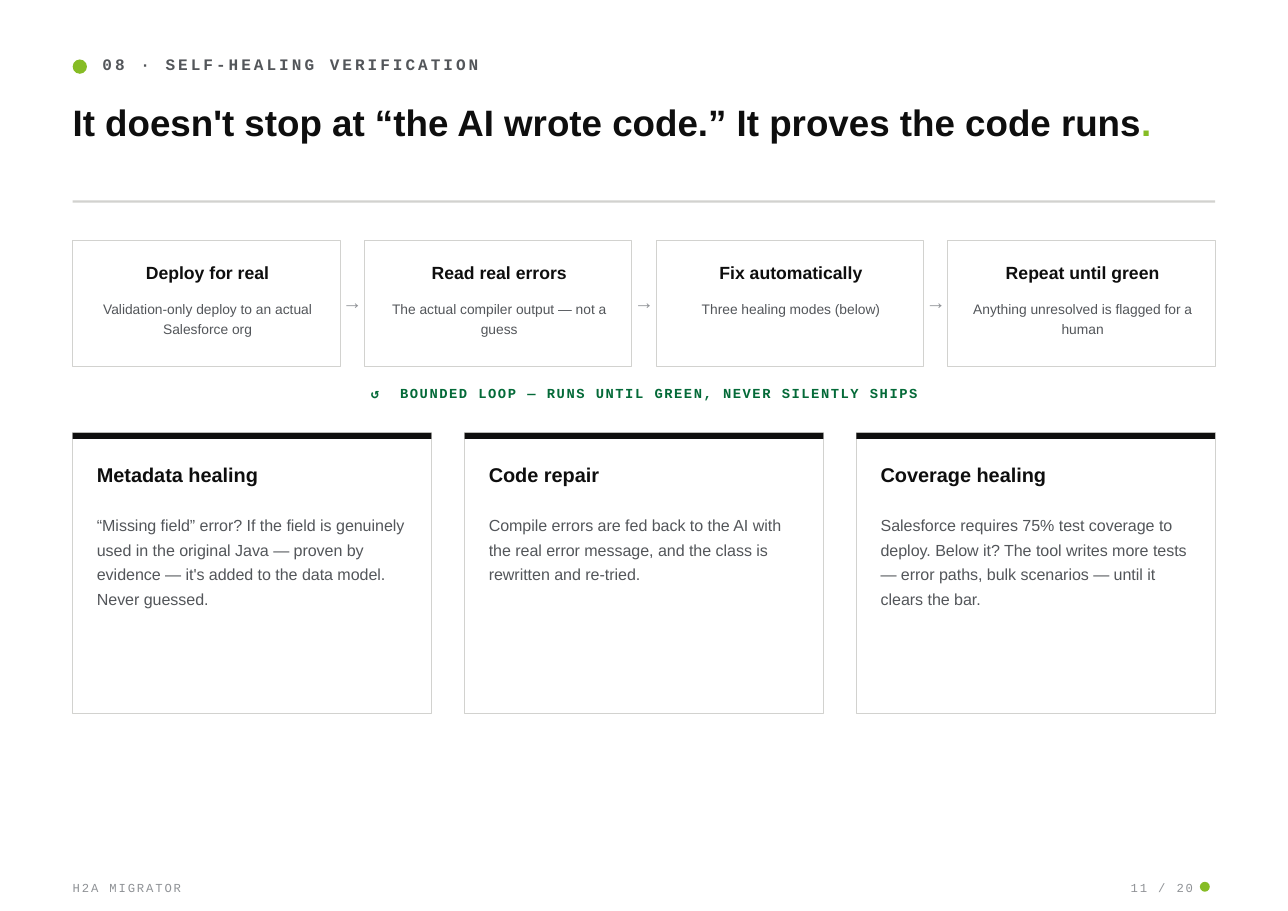
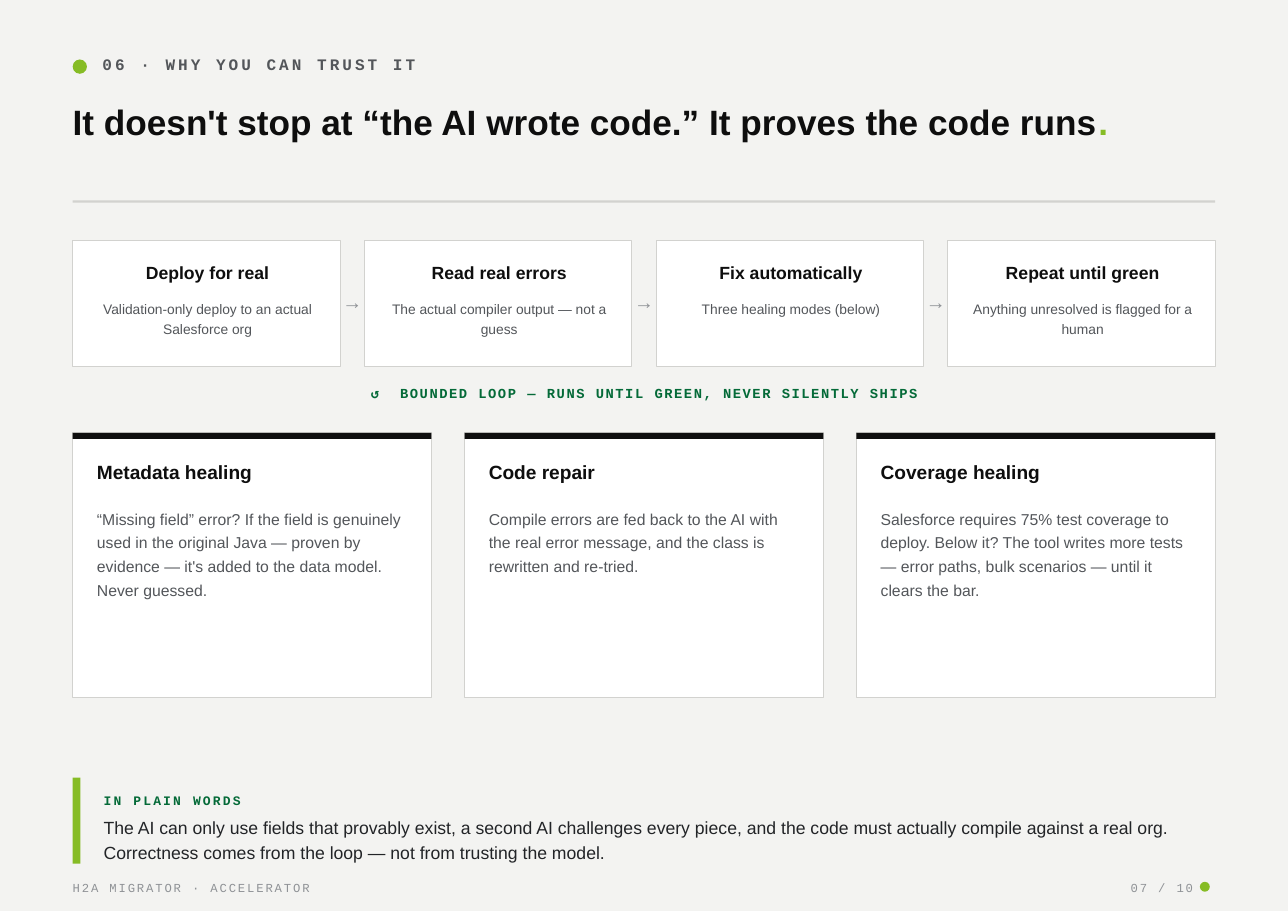
Before and after one commit to Vikaschd04/SAP_Salesforce_Migrator, a slide deck: slide 7 of docs/DEMO_DECK.pptx (slide 11 before the commit). Drawn at 1288x911 pixels with LibreOffice and Linux fonts; fonts in the diff are those of the drawing. Boxes give left, top, right and bottom in pixels: in the first picture for what was removed or moved away, otherwise in the second. Text is boxed around its words. In the diff, an @@ line names an element or a change of style, - is before the commit and + after.

Commit message:
refactor: update H2A Migrator deck generation script to a 10-slide executive accelerator format and remove obsolete PDF.

```diff
--- a/docs/DEMO_DECK.pptx
+++ b/docs/DEMO_DECK.pptx
@@ rectangle added at [0, 0, 1288, 911], fill #F3F3F1 @@
@@ text at [102, 59, 415, 70]: text changed @@
-08 · SELF-HEALING VERIFICATION
+06 · WHY YOU CAN TRUST IT
@@ text "It doesn't stop at “the ..." at [73, 109, 1108, 141]: size 24 to 23 pt @@
@@ rectangle: place and size @@
-rectangle at [73, 433, 432, 714]
+rectangle at [73, 433, 432, 697]
@@ rectangle: place and size @@
-rectangle at [465, 433, 824, 714]
+rectangle at [465, 433, 824, 697]
@@ rectangle: place and size @@
-rectangle at [856, 433, 1215, 714]
+rectangle at [856, 433, 1215, 697]
@@ size 13 to 12.5 pt in 3 elements at [97, 465, 252, 483], [489, 465, 595, 483], [881, 465, 1040, 483] @@
@@ size 10.5 to 10.3 pt; line spacing 1.28 to 1.26 in 3 elements at [97, 513, 400, 600], [489, 513, 778, 572], [881, 513, 1183, 596] @@
@@ rectangle added at [73, 778, 1215, 864], fill #F3F3F1 @@
@@ rectangle added at [73, 778, 80, 864], fill #86BC25 @@
@@ text added at [104, 796, 1167, 863], 11.5 pt, text #222427 @@
+IN PLAIN WORDS
+The AI can only use fields that provably exist, a second AI challenges every piece, and the code must actually compile against a real org. Correctness comes from the loop — not from trusting the model.
@@ text at [73, 884, 309, 892]: text changed @@
-H2A MIGRATOR
+H2A MIGRATOR · ACCELERATOR
@@ text at [1131, 884, 1194, 892]: text changed @@
-11 / 20
+07 / 10
```
Also in this commit, not shown: 9 other slides changed, 10 slides removed, 4 other files.
